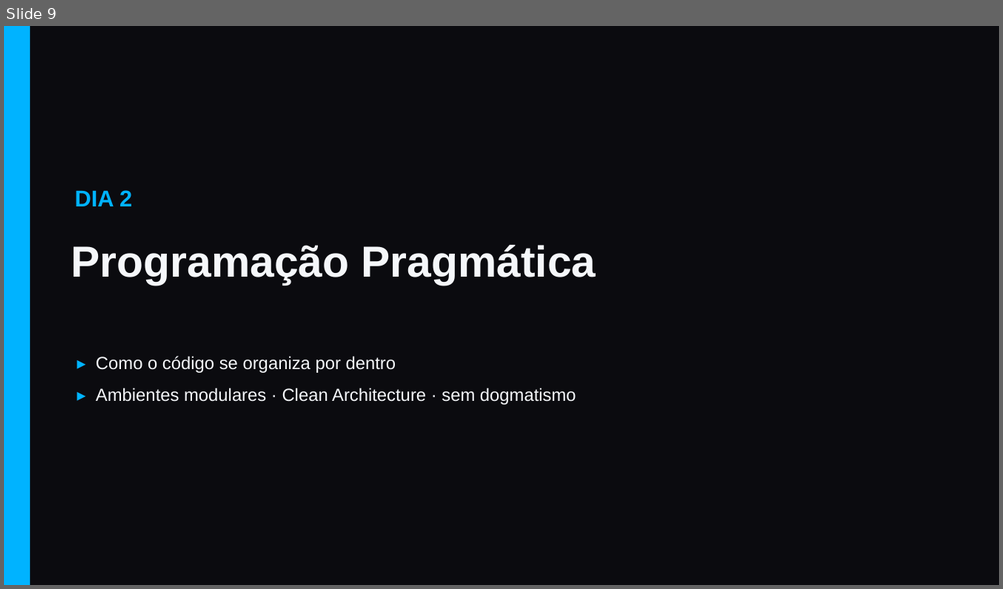
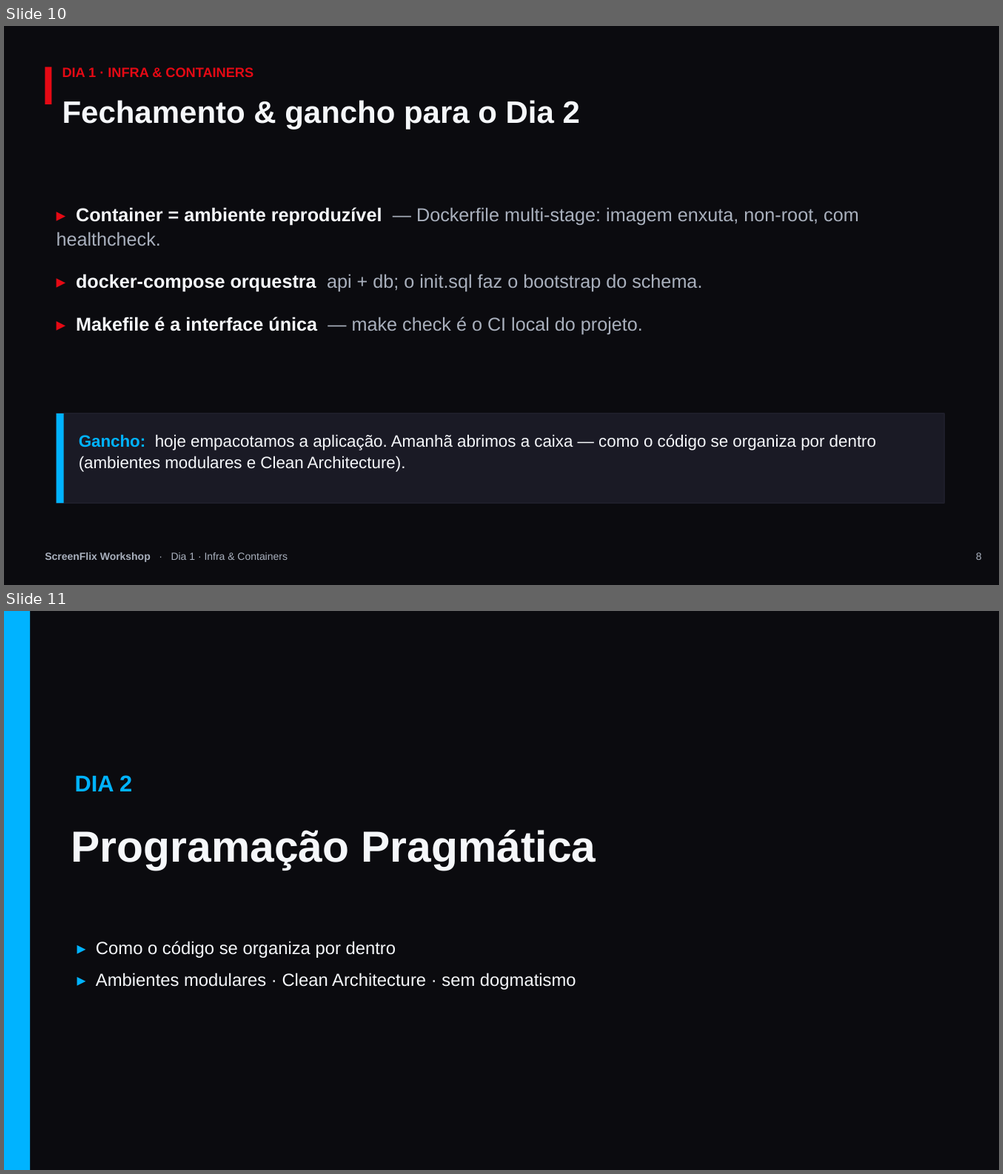
Before and after one commit to darcivieira/screenflix, a slide deck: docs/workshop/ScreenFlix-Workshop.pptx. Shown one above the other, each under a label of ours: slide 9 before the commit, slides 10 and 11 after it. The pictures are 1003x589 and 1003x1174 pixels, drawn with LibreOffice and Linux fonts; fonts in the diff are those of the drawing. Boxes give left, top, right and bottom in pixels: in the first picture for what was removed or moved away, otherwise in the second. Text is boxed around its words. In the diff, an @@ line names an element or a change of style, - is before the commit and + after.

```diff
--- a/docs/workshop/ScreenFlix-Workshop.pptx
+++ b/docs/workshop/ScreenFlix-Workshop.pptx
@@ slide 10 added at <box>4,26,999,585</box>, background #FFFFFF @@
@@ rectangle added at <box>4,26,999,585</box>, fill #0B0B0F @@
@@ rectangle added at <box>45,67,52,104</box>, fill #E50914 @@
@@ text added at <box>62,67,253,77</box>, 13 pt, text #E50914, bold @@
+DIA 1 · INFRA & CONTAINERS
@@ text added at <box>62,100,580,129</box>, 30 pt, text #F5F7FA, bold @@
+Fechamento & gancho para o Dia 2
@@ text added at <box>57,207,859,335</box>, 18 pt, text #A9B0BD @@
+▸ Container = ambiente reproduzível — Dockerfile multi-stage: imagem enxuta, non-root, com healthcheck.
+▸ docker-compose orquestra api + db; o init.sql faz o bootstrap do schema.
+▸ Makefile é a interface única — make check é o CI local do projeto.
@@ rectangle added at <box>57,414,944,503</box>, fill #1A1A25, outline #1E1E2A 1 pt @@
@@ rectangle added at <box>57,414,64,503</box>, fill #00B3FF @@
@@ text added at <box>79,434,876,472</box>, 16 pt, text #F5F7FA @@
+Gancho: hoje empacotamos a aplicação. Amanhã abrimos a caixa — como o código se organiza por dentro (ambientes modulares e Clean Architecture).
@@ text added at <box>45,553,287,562</box>, 10 pt, text #A9B0BD @@
+ScreenFlix Workshop · Dia 1 · Infra & Containers
@@ text added at <box>976,553,982,560</box>, 10 pt, text #A9B0BD @@
+8
@@ what was slide 9 is now slide 11 @@
```
Also in this commit, not shown: 9 slides changed, 5 other slides added, 1 other file.
